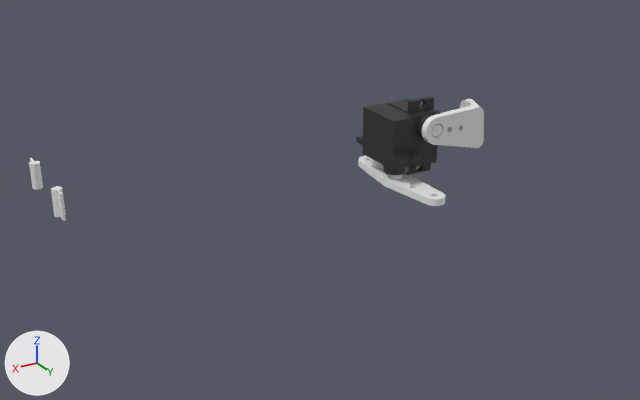
The Blender file camera-gimbal/gimbal.blend as it was, and as the next commit left it.
One viewpoint serves both versions: a 50 mm camera at (151.0, 355.0, 126.0) aimed at (-9.0, 88.0, -8.0). Arrows for +X, +Y and +Z are at lower left; the lights stay in place.

In view in the first picture: 'Base', 'Cylinder', 'Holder', 'Servo', 'Servo.001'.
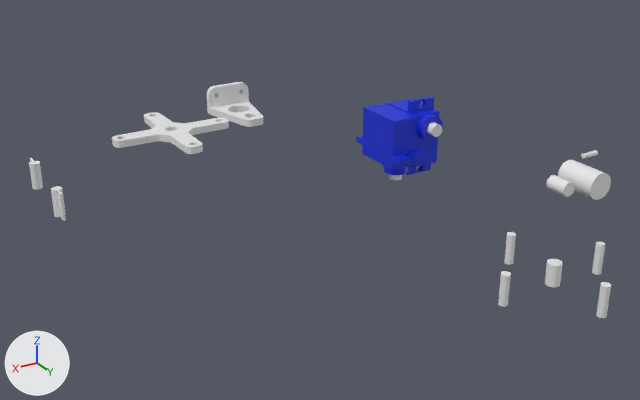
What the commit changed:
Material 'Material.001' (mat_material_001) changes colour from black #2e2e2e to blue #0b2bd8; in linear values from (0.0272, 0.0272, 0.0272) to (0.00345, 0.0242, 0.686).
me_holder has 897 vertices, 1810 faces and spans x -6.0..25.0, y -14.6..6.0, z -12.5..0.0.
me_holder is used by ob_holder; location (-72.5, 77.7, 5.8); rotation (-1.571, 3.225, 0.0), in degrees (-90, 185, 0).
me_holder part 1: all 575 vertices in x 11.1..25.0, y -14.6..5.9, z -12.5..0.0 are turned -11.5 degrees about the z axis through their middle, then moved by (-3.0, 0.8, 0.0).
Mesh me_cylinder_002 is new.
It consists of a 32-sided cylinder along x spanning x -6.2..6.2, y -25.6..-22.1, z -1.3..0.9; a 32-sided cylinder along x spanning x -4.5..4.5, y -2.8..2.8, z -1.8..1.8; a 32-sided cylinder along x spanning x -6.2..6.2, y -1.8..1.7, z 14.0..16.2; a 32-sided cylinder along x spanning x -6.2..6.2, y 22.1..25.6, z -1.3..0.9; a 32-sided cylinder along x spanning x -6.2..6.2, y -1.7..1.8, z -16.0..-13.7.
Mesh me_cube_001 is new.
It has 400 vertices, 220 faces and spans x -26.4..26.0, y -26.2..26.2, z 0.0..3.0.
Mesh me_cylinder_001 is new.
It consists of a 32-sided cylinder along z spanning x -1.0..1.0, y -1.0..1.0, z -2.0..2.5; a 32-sided cylinder along z spanning x 12.2..14.2, y -1.0..1.0, z -2.0..2.5; a 32-sided cylinder along y spanning x 2.9..8.6, y 3.3..12.3, z 12.8..16.3; a 32-sided cylinder along y spanning x 0.4..11.1, y -0.6..16.2, z 3.4..10.1.
Mesh me_cube is new.
It has 328 vertices, 180 faces and spans x -9.2..10.9, y -10.7..17.5, z 0.0..12.5.
Object 'Base' (ob_base) is now hidden.
Object 'Holder' (ob_holder) turns from (-90, 185, 0) to (-90, 191, 0) degrees about x, y and z.
Object 'Holder' (ob_holder) is now hidden.
Object 'base-holes' (ob_base_holes) is new; it shows me_cylinder_002.
Its location is (-60.8, 160.4, -20.4).
Its rotation in degrees is (0, 90, 0).
Its scale is (0.945, 0.945, 1.49).
Object 'Servo-base' (ob_servo_base) is new; it shows me_cube_001.
Its location is (18.8, 10.1, 0.0).
Object 'arm-holes' (ob_arm_holes) is new; it shows me_cylinder_001.
Its location is (-94.2, 140.8, 11.3).
Its rotation in degrees is (0, 90, 0).
Its scale is (0.945, 0.945, 1.49).
Object 'Arm' (ob_arm) is new; it shows me_cube.
Its location is (-18.5, -0.3, 0.0).

Where the change shows, as pixel boxes (x1, y1, x2, y2) in the pictures (640 x 400 px; the box of a moved part takes in the faces that stretch with it):
'Servo', recoloured (black to blue): (356, 103, 423, 180) in both
'Servo-base', added: after (112, 112, 229, 154)
'Holder', hidden: before (422, 99, 484, 148)
'Servo.001', recoloured (black to blue): (387, 96, 443, 175) in both
'arm-holes', added: after (546, 150, 611, 200)
'base-holes', added: after (498, 232, 611, 318)
'Arm', added: after (207, 82, 263, 127)
'Base', hidden: before (358, 156, 446, 206)
part 1 of me_holder, moved or reshaped (not visible afterwards): before (435, 99, 484, 148)
